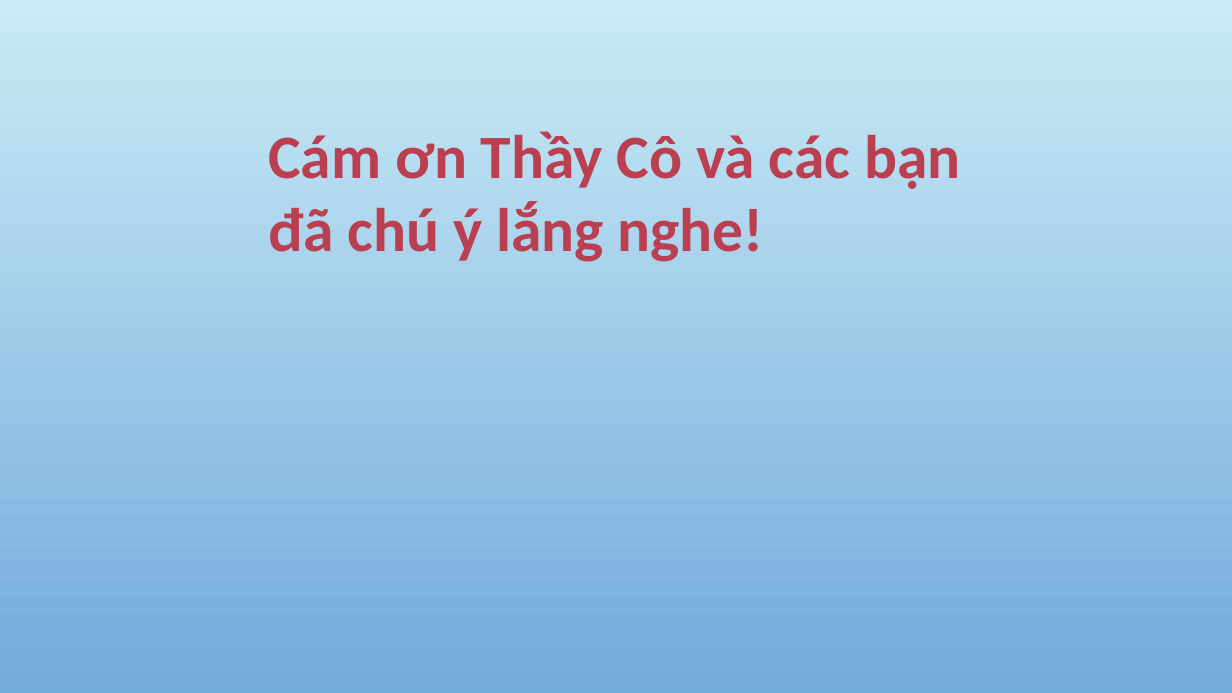
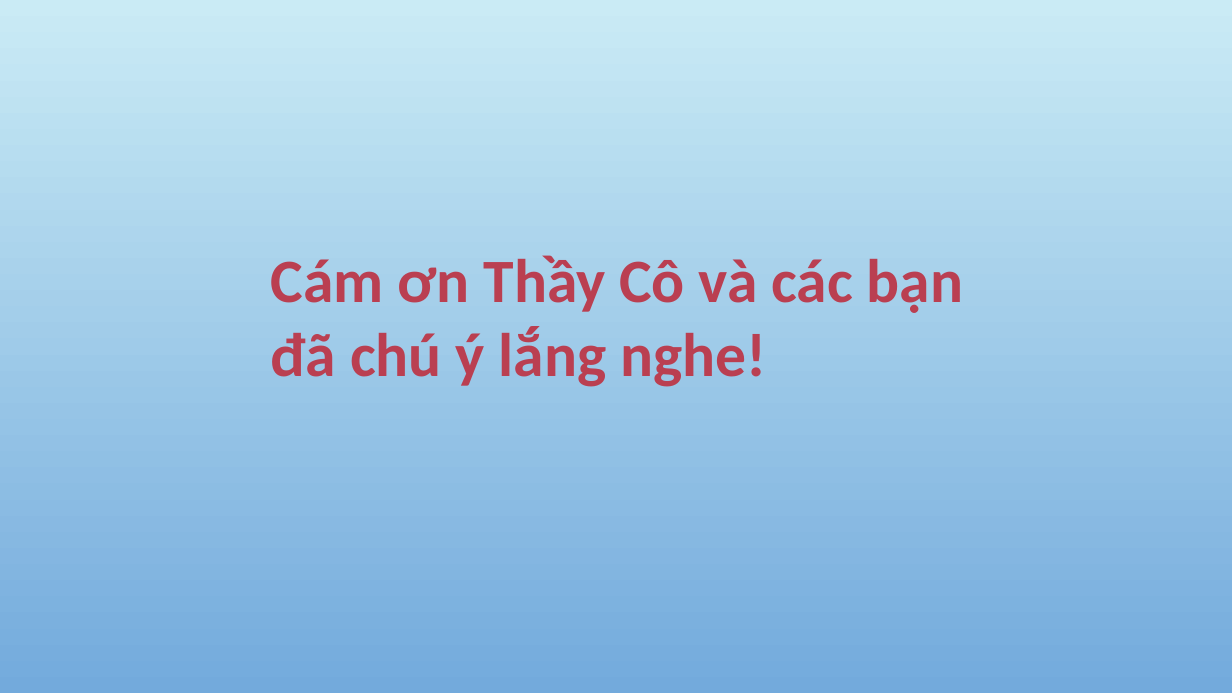
Before and after one commit to tuongthanh98/GraduationThsis, a slide deck: slide 17 of GraduationThsis_powpoint.pptx (slide 19 before the commit). Drawn at 1232x693 pixels with LibreOffice and Linux fonts; fonts in the diff are those of the drawing; background and template pictures are left out. Boxes give left, top, right and bottom in pixels: in the first picture for what was removed or moved away, otherwise in the second. Text is boxed around its words. In the diff, an @@ line names an element or a change of style, - is before the commit and + after.

```diff
--- a/GraduationThsis_powpoint.pptx
+++ b/GraduationThsis_powpoint.pptx
@@ text "Cám ơn Thầy Cô và ...": place and size @@
-text "Cám ơn Thầy Cô và ..." at box(268, 131, 960, 262)
+text "Cám ơn Thầy Cô và ..." at box(271, 255, 963, 387)
```
Also in this commit, not shown: 9 other slides changed, 1 slide added, 3 slides removed, 3 other files.
